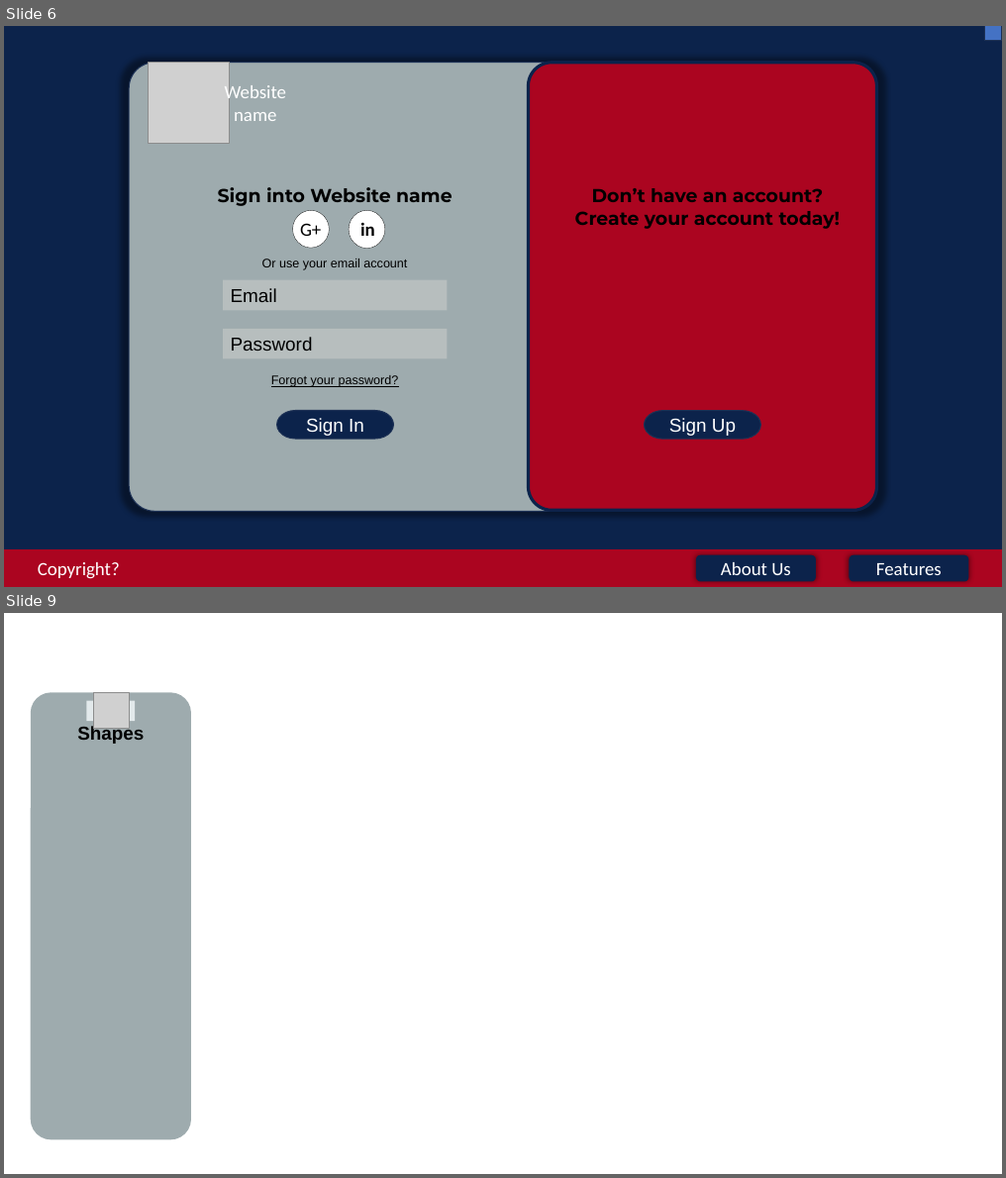
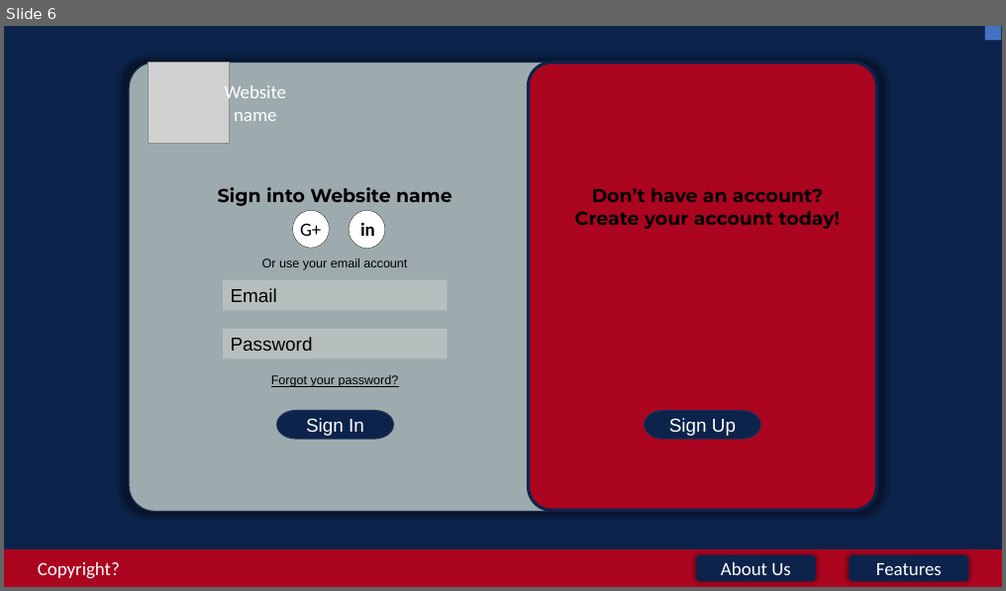
Before and after one commit to LargeDumpsterFire/CSC337-Final-Project, a slide deck: Sitemap ect.pptx. Shown one above the other, each under a label of ours: slides 6 and 9 before the commit, slide 6 after it; the slides between them are not shown. The pictures are 1006x1178 and 1006x591 pixels, drawn with LibreOffice and Linux fonts; fonts in the diff are those of the drawing; grey boxes stand for pictures. Boxes give left, top, right and bottom in pixels: in the first picture for what was removed or moved away, otherwise in the second. Text is boxed around its words. In the diff, an @@ line names an element or a change of style, - is before the commit and + after.

```diff
--- a/Sitemap ect.pptx
+++ b/Sitemap ect.pptx
@@ slide 9 removed at (4,613,1002,1174), background #FFFFFF @@
@@ rounded rectangle removed at (30,692,191,1140) @@
@@ rectangle removed at (86,700,135,721) @@
@@ picture removed at (93,692,129,728) @@
@@ text removed at (77,726,144,744) @@
-Shapes
```
Also in this commit, not shown: 2 slides changed, 3 slides added, 1 other slide removed, 1 other file.
